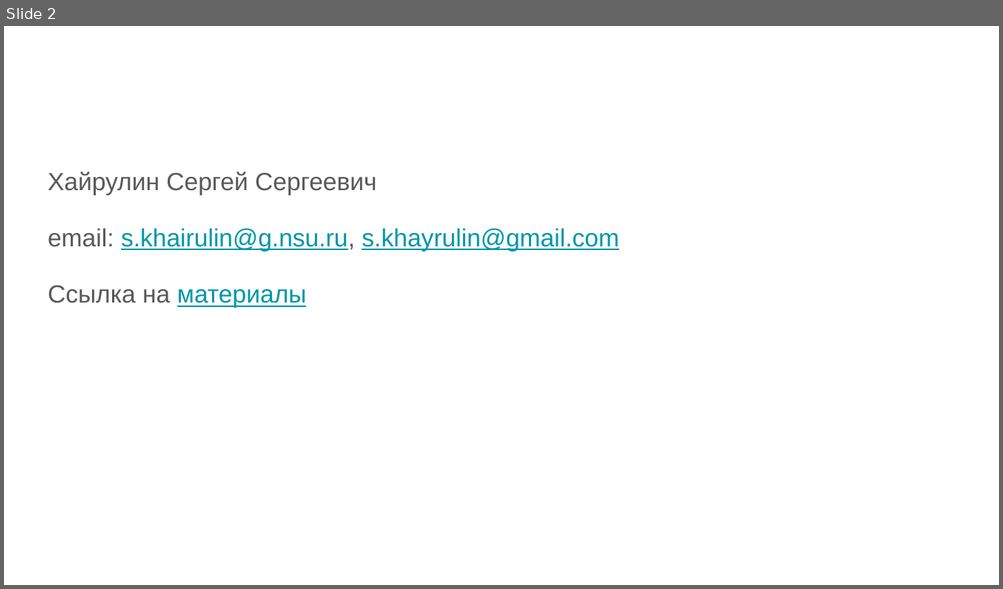
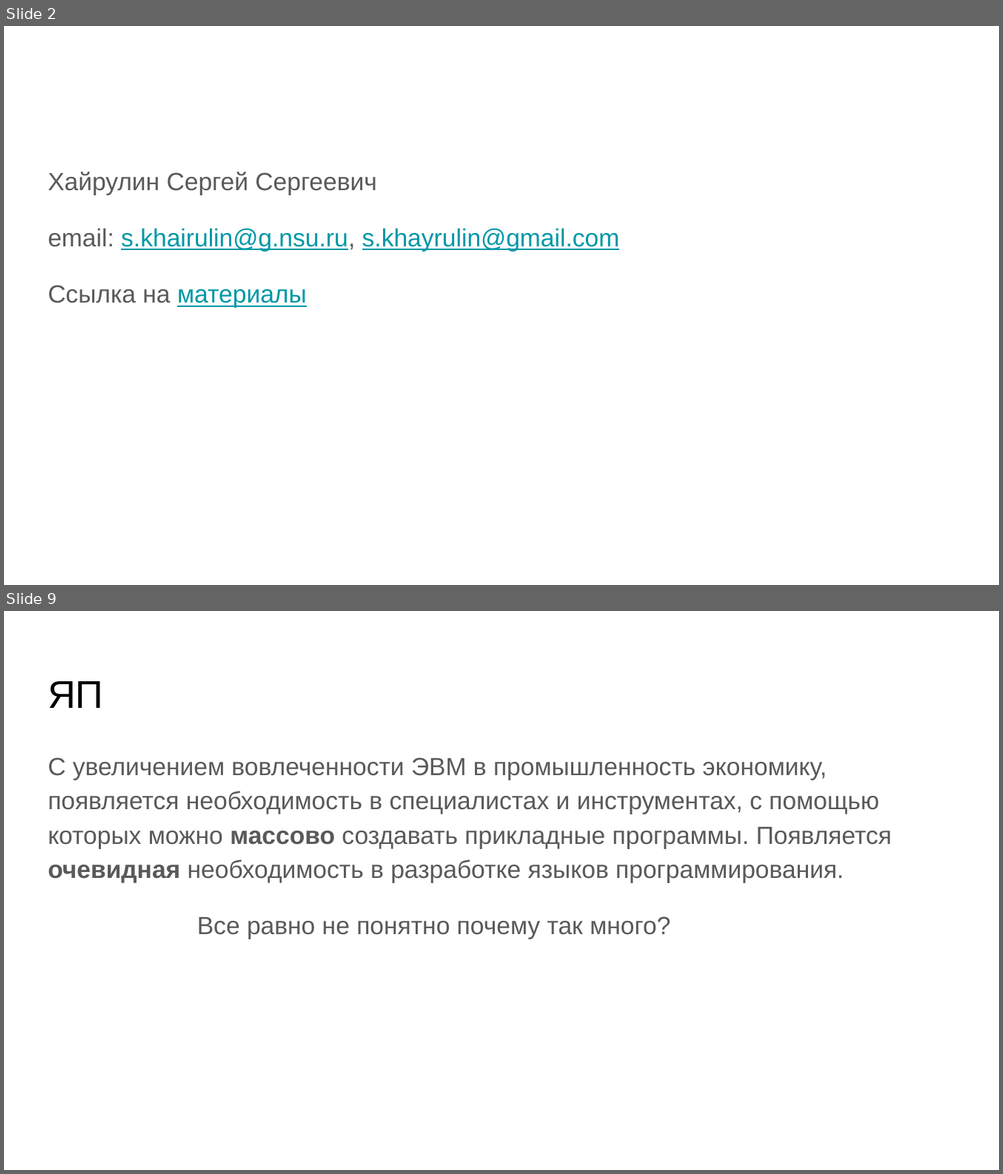
Before and after one commit to skhayrulin/python_course, a slide deck: lecture/Lecture1.pptx. Shown one above the other, each under a label of ours: slide 2 before the commit, slides 2 and 9 after it; the slides between them are not shown. The pictures are 1003x589 and 1003x1174 pixels, drawn with LibreOffice and Linux fonts; fonts in the diff are those of the drawing. Boxes give left, top, right and bottom in pixels: in the first picture for what was removed or moved away, otherwise in the second. Text is boxed around its words. In the diff, an @@ line names an element or a change of style, - is before the commit and + after.

```diff
--- a/lecture/Lecture1.pptx
+++ b/lecture/Lecture1.pptx
@@ slide 9 added at bbox=[4, 611, 999, 1170], background #FFFFFF @@
@@ title added at bbox=[48, 681, 103, 708], 28 pt, text #000000 @@
+ЯП
@@ text added at bbox=[48, 758, 891, 939], 18 pt, text #595959 @@
+С увеличением вовлеченности ЭВМ в промышленность экономику, появляется необходимость в специалистах и инструментах, с помощью которых можно массово создавать прикладные программы. Появляется очевидная необходимость в разработке языков программирования.
+Все равно не понятно почему так много?
```
Also in this commit, not shown: 10 slides changed, 21 other slides added, 3 slides removed, 1 other file.
